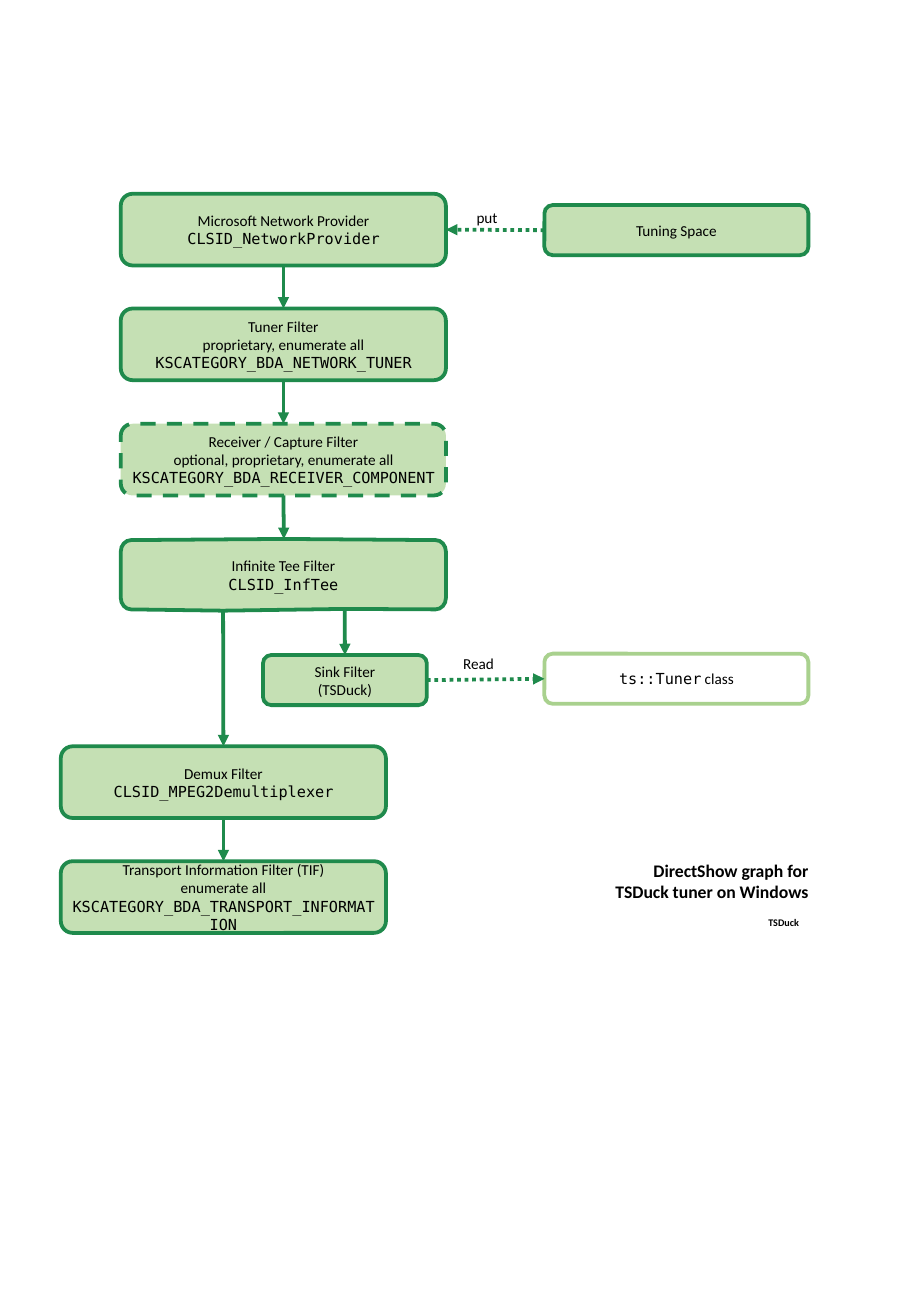
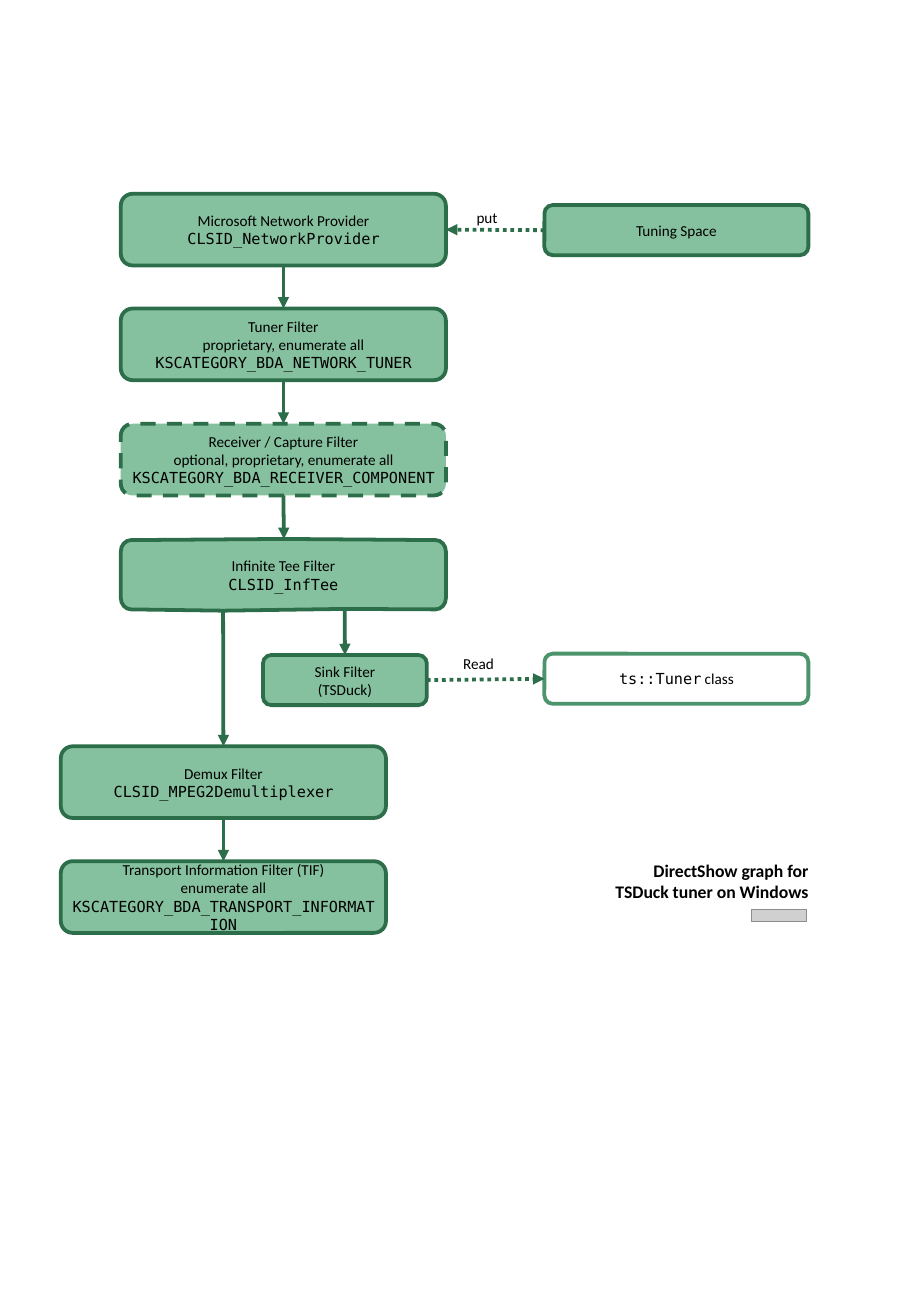
Before and after one commit to tsduck/tsduck, a slide deck: slide 4 of doc/tsduck-diagrams.pptx. Drawn at 911x1316 pixels with LibreOffice and Linux fonts; fonts in the diff are those of the drawing; grey boxes stand for pictures; background and template pictures are left out. Boxes give left, top, right and bottom in pixels: in the first picture for what was removed or moved away, otherwise in the second. Text is boxed around its words. In the diff, an @@ line names an element or a change of style, - is before the commit and + after.

```diff
--- a/doc/tsduck-diagrams.pptx
+++ b/doc/tsduck-diagrams.pptx
@@ arrow (544, 231) - (446, 230): stroke #1F8A4C 2.25 pt dashed to #2C6E49 2.25 pt dashed @@
@@ arrow (283, 266) - (283, 309): stroke #1F8A4C 2.25 pt to #2C6E49 2.25 pt @@
@@ arrow (283, 380) - (283, 424): stroke #1F8A4C 2.25 pt to #2C6E49 2.25 pt @@
@@ rounded rectangle "Receiver / Capture Filter" at [120, 424, 446, 496]: fill #C5E0B4 to #85C19F; outline #1F8A4C 2.25 pt dashed to #2C6E49 2.25 pt dashed @@
@@ arrow (283, 496) - (284, 539): stroke #1F8A4C 2.25 pt to #2C6E49 2.25 pt @@
@@ arrow (223, 611) - (223, 746): stroke #1F8A4C 2.25 pt to #2C6E49 2.25 pt @@
@@ arrow (345, 609) - (345, 655): stroke #1F8A4C 2.25 pt to #2C6E49 2.25 pt @@
@@ rounded rectangle "ts::Tuner class" at [544, 653, 808, 703]: outline #A9D18E 2.25 pt to #4C956C 2.25 pt @@
@@ arrow (426, 680) - (544, 679): stroke #1F8A4C 2.25 pt dashed to #2C6E49 2.25 pt dashed @@
@@ arrow (223, 817) - (223, 861): stroke #1F8A4C 2.25 pt to #2C6E49 2.25 pt @@
@@ fill #C5E0B4 to #85C19F; outline #1F8A4C 2.25 pt to #2C6E49 2.25 pt in 7 elements at [120, 194, 446, 266], [120, 309, 446, 380], [120, 539, 446, 611], [544, 205, 808, 255], [264, 655, 428, 705], [61, 746, 386, 817], [61, 861, 386, 933] @@
@@ picture added at [752, 910, 807, 922] @@
@@ text removed at [768, 919, 799, 926] @@
-TSDuck
```
Also in this commit, not shown: 3 other slides changed, 34 other files.
